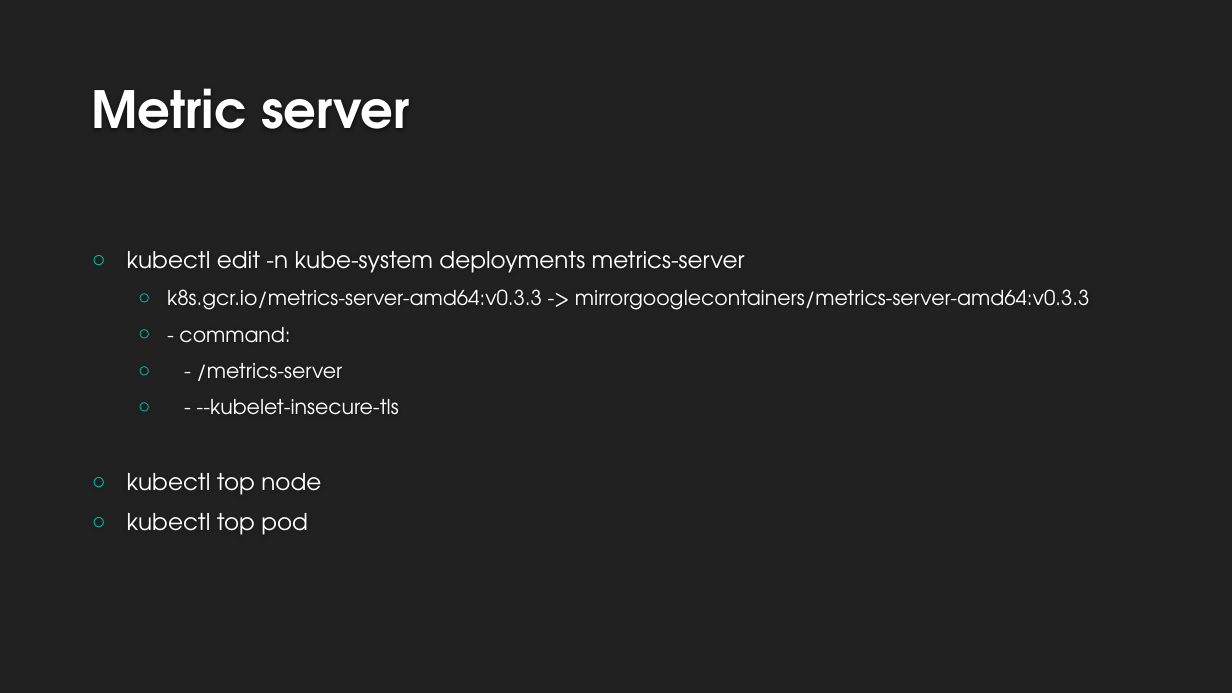
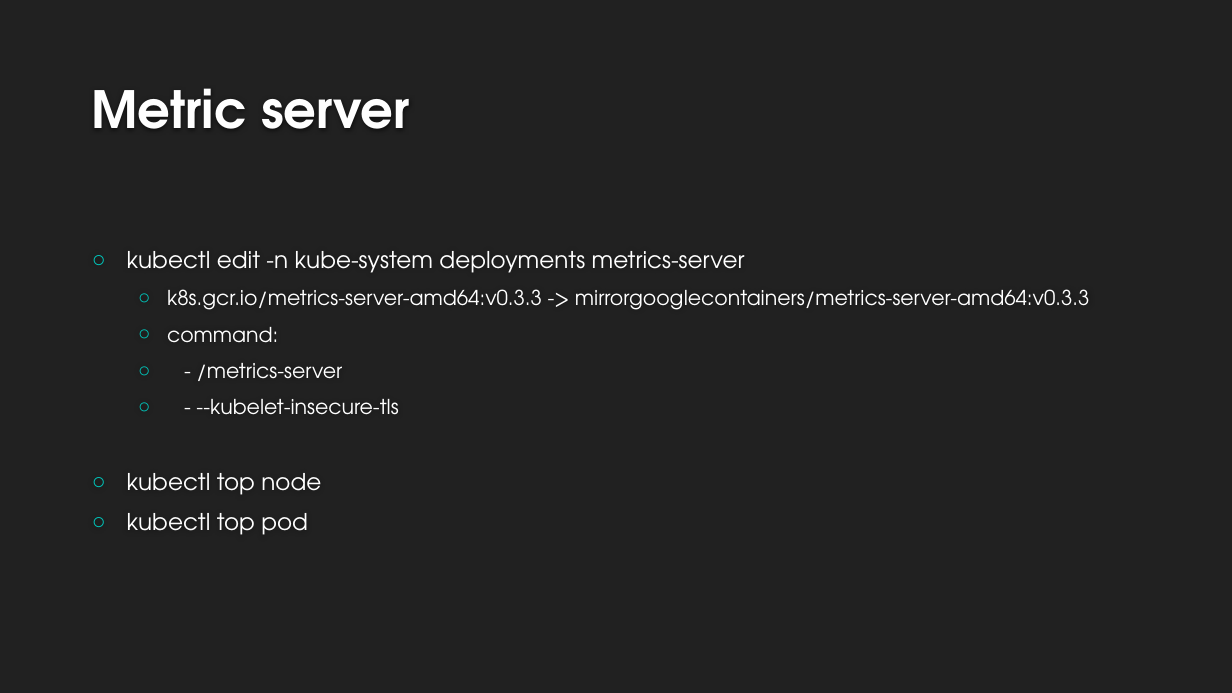
Before and after one commit to airuitian/CloudNative, a slide deck: slide 6 of kubernetes/k8s007.pptx. Drawn at 1232x693 pixels with LibreOffice and Linux fonts; fonts in the diff are those of the drawing; background and template pictures are left out. Boxes give left, top, right and bottom in pixels: in the first picture for what was removed or moved away, otherwise in the second. Text is boxed around its words. In the diff, an @@ line names an element or a change of style, - is before the commit and + after.

```diff
--- a/kubernetes/k8s007.pptx
+++ b/kubernetes/k8s007.pptx
@@ text at bbox=[167, 327, 278, 343]: text changed @@
-  ○ - command:
+  ○ command:
```
Also in this commit, not shown: 28 other files.
